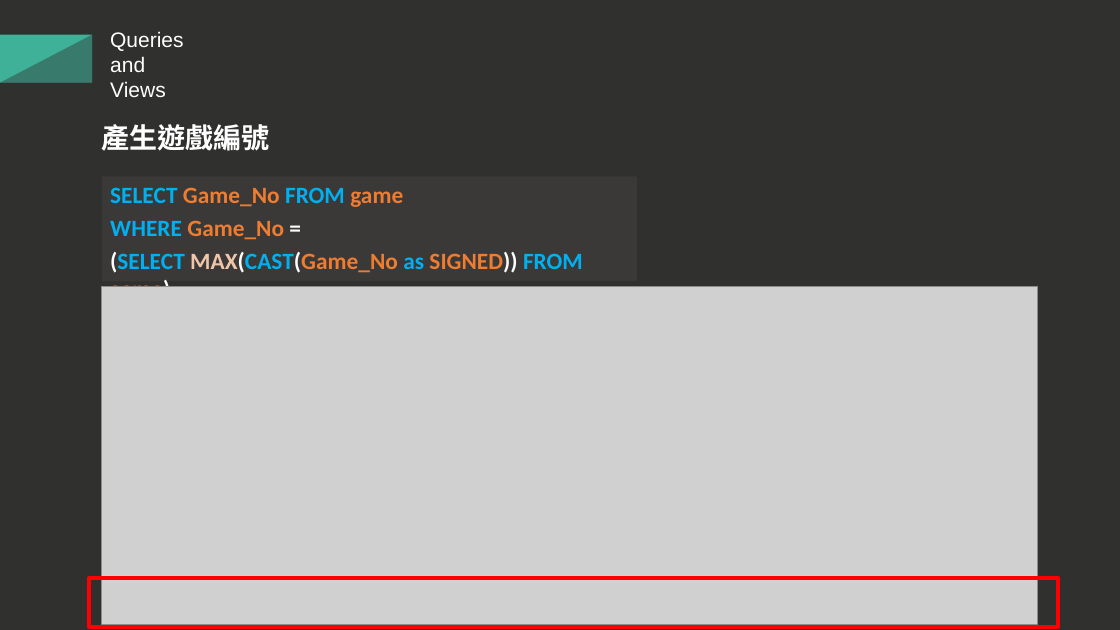
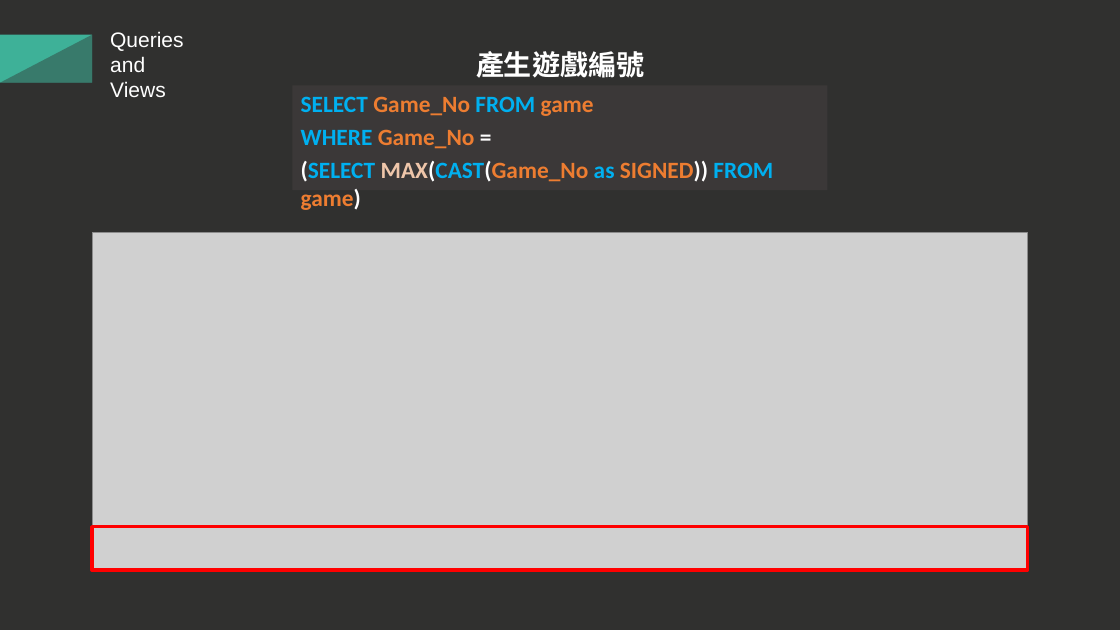
Before and after one commit to 13urgerKing/109-1DBMS, a slide deck: slide 10 of 109-1資料庫系統報告.pptx (slide 11 before the commit). Drawn at 1120x630 pixels with LibreOffice and Linux fonts; fonts in the diff are those of the drawing; grey boxes stand for pictures. Boxes give left, top, right and bottom in pixels: in the first picture for what was removed or moved away, otherwise in the second. Text is boxed around its words. In the diff, an @@ line names an element or a change of style, - is before the commit and + after.

```diff
--- a/109-1資料庫系統報告.pptx
+++ b/109-1資料庫系統報告.pptx
@@ text "產生遊戲編號": place and size @@
-text "產生遊戲編號" at <box>101,124,269,151</box>
+text "產生遊戲編號" at <box>476,51,644,78</box>
@@ rectangle "SELECT Game_No FROM game": place and size @@
-rectangle "SELECT Game_No FROM game" at <box>102,176,637,281</box>
+rectangle "SELECT Game_No FROM game" at <box>292,86,828,191</box>
@@ picture: place and size @@
-picture at <box>102,287,1037,624</box>
+picture at <box>92,233,1028,571</box>
@@ rectangle: place and size @@
-rectangle at <box>89,578,1058,628</box>
+rectangle at <box>92,527,1028,571</box>
```
Also in this commit, not shown: 8 other slides changed, 2 slides added, 1 slide removed, 6 other files.
